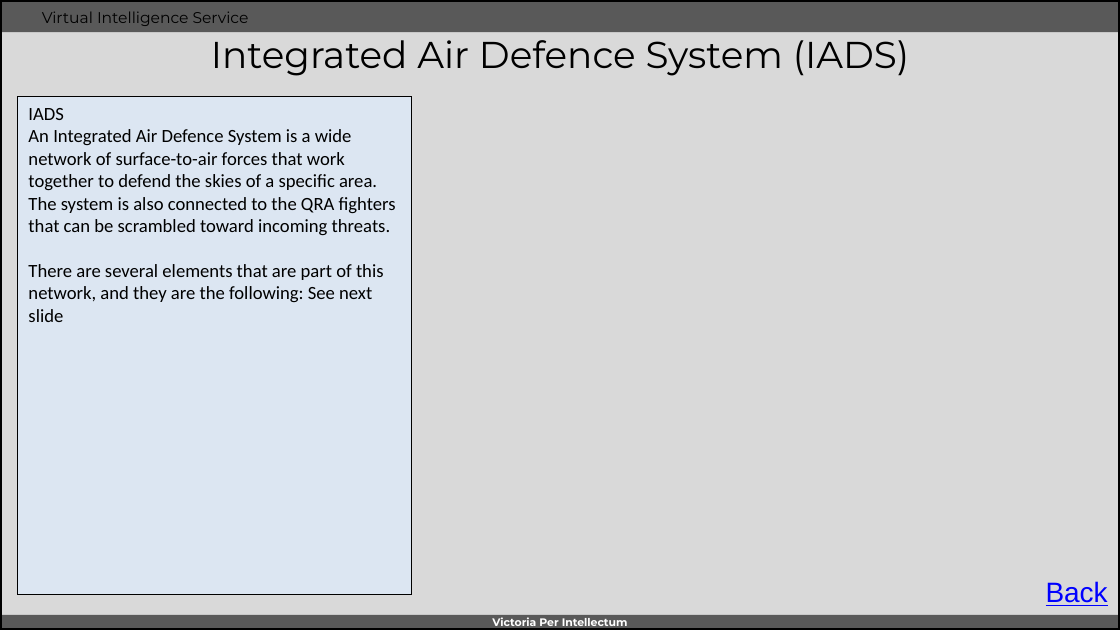
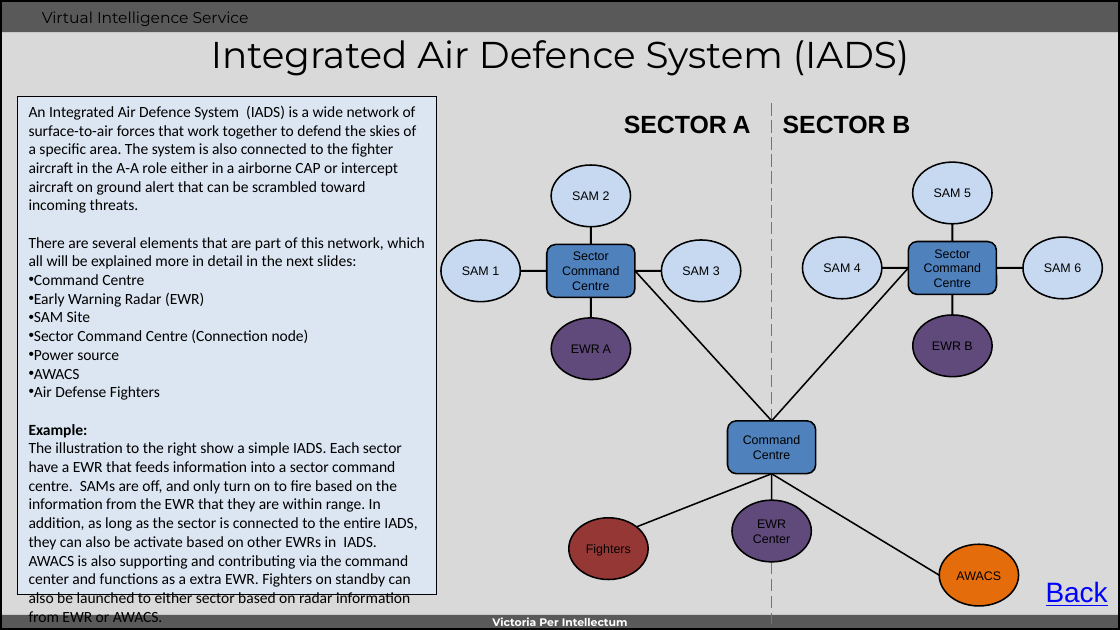
Before and after one commit to 132nd-vWing/VIS, a slide deck: slide 3 of OPAR/INTREP VIS OPAR-002 - Syrian IADS.pptx. Drawn at 1120x630 pixels with LibreOffice and Linux fonts; fonts in the diff are those of the drawing; background and template pictures are left out. Boxes give left, top, right and bottom in pixels: in the first picture for what was removed or moved away, otherwise in the second. Text is boxed around its words. In the diff, an @@ line names an element or a change of style, - is before the commit and + after.

Commit message:
chg: Updated OPAR INTREP 002 - Syrian IADS

```diff
--- a/OPAR/INTREP VIS OPAR-002 - Syrian IADS.pptx
+++ b/OPAR/INTREP VIS OPAR-002 - Syrian IADS.pptx
@@ rectangle "An Integrated Air Defence System ...": place and size @@
-rectangle "An Integrated Air Defence System ..." at (18, 96, 412, 595)
+rectangle "An Integrated Air Defence System ..." at (18, 96, 437, 595)
@@ text in rectangle at (29, 106, 424, 603): text changed; size 12 to 10 pt @@
-IADS
-An Integrated Air Defence System is a wide network of surface-to-air forces that work together to defend the skies of a specific area. The system is also connected to the QRA fighters that can be scrambled toward incoming threats.
-There are several elements that are part of this network, and they are the following: See next slide
+An Integrated Air Defence System (IADS) is a wide network of surface-to-air forces that work together to defend the skies of a specific area. The system is also connected to the fighter aircraft in the A-A role either in a airborne CAP or intercept aircraft on ground alert that can be scrambled toward incoming threats.
+There are several elements that are part of this network, which all will be explained more in detail in the next slides:
+• Command Centre
+• Early Warning Radar (EWR)
+• SAM Site
+• Sector Command Centre (Connection node)
+• Power source
+• AWACS
+• Air Defense Fighters
+Example:
+The illustration to the right show a simple IADS. Each sector have a EWR that feeds information into a sector command centre. SAMs are off, and only turn on to fire based on the information from the EWR that they are within range. In addition, as long as the sector is connected to the entire IADS, they can also be activate based on other EWRs in IADS. AWACS is also supporting and contributing via the command center and functions as a extra EWR. Fighters on standby can also be launched to either sector based on radar information from EWR or AWACS.
@@ text added at (624, 115, 751, 134), 16 pt, text #000000, bold @@
+SECTOR A
@@ line added from (772, 103) to (772, 624), #4B7EBC 1 pt dashed @@
@@ text added at (783, 115, 910, 134), 16 pt, text #000000, bold @@
+SECTOR B
@@ ellipse added at (551, 165, 631, 226), fill #C6D9F1, outline #000000 1 pt, 8 pt, text #000000 @@
+SAM 2
@@ ellipse added at (913, 162, 992, 224), fill #C6D9F1, outline #000000 1 pt, 8 pt, text #000000 @@
+SAM 5
@@ line added from (591, 227) to (591, 244), #000000 1.25 pt @@
@@ ellipse added at (803, 237, 883, 299), fill #C6D9F1, outline #000000 1 pt, 8 pt, text #000000 @@
+SAM 4
@@ line added from (952, 224) to (952, 242), #000000 1.25 pt @@
@@ ellipse added at (1023, 237, 1102, 299), fill #C6D9F1, outline #000000 1 pt, 8 pt, text #000000 @@
+SAM 6
@@ ellipse added at (441, 240, 521, 301), fill #C6D9F1, outline #000000 1 pt, 8 pt, text #000000 @@
+SAM 1
@@ rounded rectangle added at (547, 244, 635, 297), fill #4F81BD, outline #000000 1 pt, 8 pt, text #000000 @@
+Sector Command Centre
@@ ellipse added at (662, 240, 741, 301), fill #C6D9F1, outline #000000 1 pt, 8 pt, text #000000 @@
+SAM 3
@@ line added from (908, 268) to (772, 421), #000000 1 pt @@
@@ line added from (881, 268) to (908, 268), #000000 1.25 pt @@
@@ rounded rectangle added at (908, 242, 997, 295), fill #4F81BD, outline #000000 1 pt, 8 pt, text #000000 @@
+Sector Command Centre
@@ line added from (1023, 268) to (997, 268), #000000 1.25 pt @@
@@ line added from (521, 271) to (547, 271), #000000 1.25 pt @@
@@ line added from (591, 318) to (591, 298), #000000 1.25 pt @@
@@ line added from (662, 271) to (635, 271), #000000 1.25 pt @@
@@ line added from (772, 421) to (635, 271), #000000 1 pt @@
@@ line added from (952, 315) to (952, 295), #000000 1.25 pt @@
@@ ellipse added at (551, 318, 631, 380), fill #604A7B, outline #000000 1 pt, 8 pt, text #000000 @@
+EWR A
@@ ellipse added at (913, 315, 992, 376), fill #604A7B, outline #000000 1 pt, 8 pt, text #000000 @@
+EWR B
@@ rounded rectangle added at (728, 421, 816, 474), fill #4F81BD, outline #000000 1 pt, 8 pt, text #000000 @@
+Command Centre
@@ line added from (636, 526) to (772, 474), #000000 1 pt @@
@@ line added from (772, 474) to (772, 501), #000000 1 pt @@
@@ line added from (772, 474) to (940, 576), #000000 1 pt @@
@@ ellipse added at (732, 501, 812, 562), fill #604A7B, outline #000000 1 pt, 8 pt, text #000000 @@
+EWR Center
@@ ellipse added at (569, 517, 648, 579), fill #953735, outline #000000 1 pt, 8 pt, text #000000 @@
+Fighters
@@ ellipse added at (940, 544, 1019, 606), fill #E46C0A, outline #000000 1 pt, 8 pt, text #000000 @@
+AWACS
```
Also in this commit, not shown: 1 other slide changed, 1 slide added.
